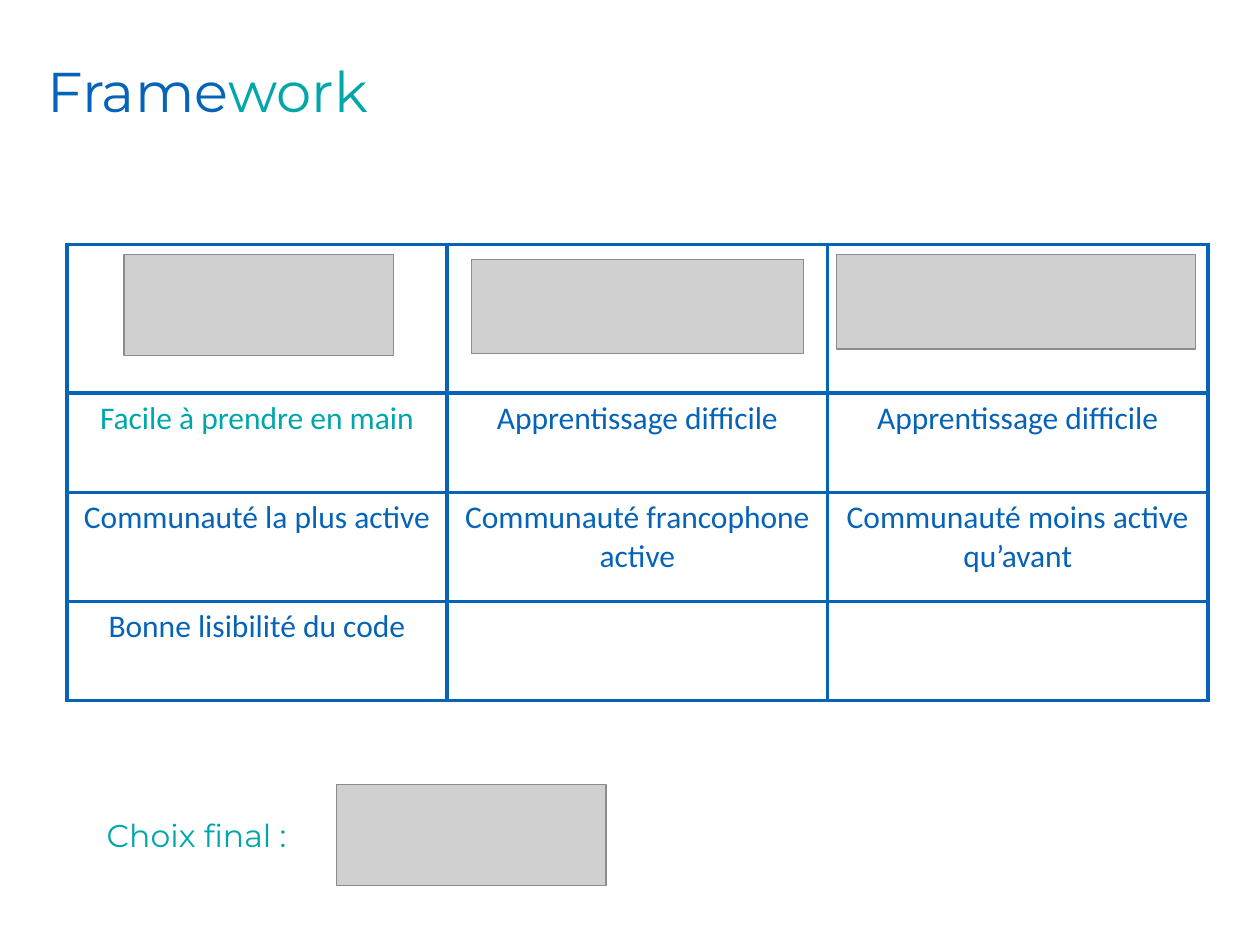
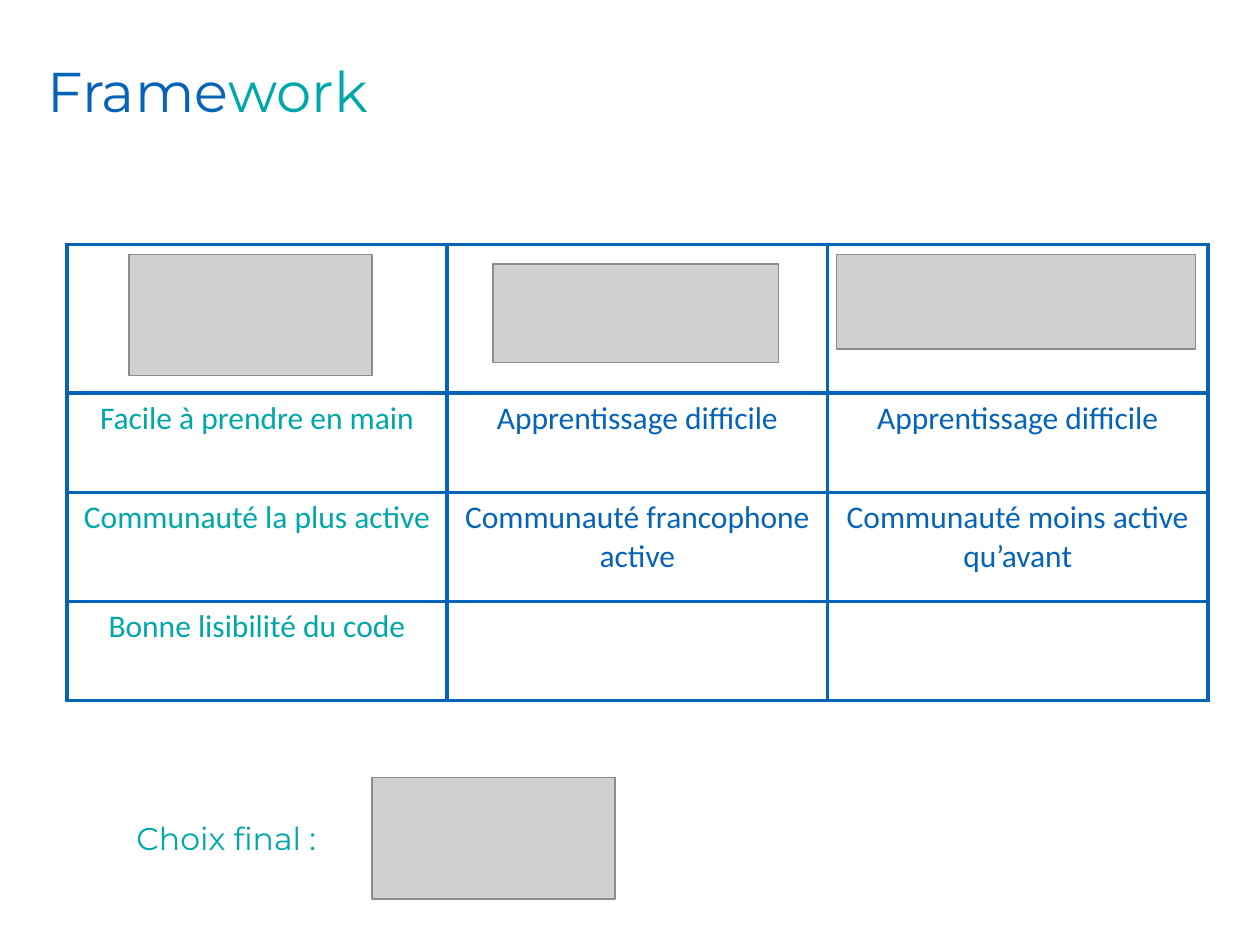
Before and after one commit to Romcol/Gutemberg-rapports, a slide deck: slide 17 of defense/1_project/powerpoint.pptx. Drawn at 1260x945 pixels with LibreOffice and Linux fonts; fonts in the diff are those of the drawing; grey boxes stand for pictures; background and template pictures are left out. Boxes give left, top, right and bottom in pixels: in the first picture for what was removed or moved away, otherwise in the second. Text is boxed around its words. In the diff, an @@ line names an element or a change of style, - is before the commit and + after.

```diff
--- a/defense/1_project/powerpoint.pptx
+++ b/defense/1_project/powerpoint.pptx
@@ table at box(67, 244, 1208, 701) @@
@@ text colour #0563B8 to #00A7AA in "Communauté la plus active", "Bonne lisibilité du code" @@
@@ picture: place and size @@
-picture at box(123, 255, 393, 355)
+picture at box(129, 255, 372, 375)
@@ picture: place and size @@
-picture at box(471, 260, 804, 353)
+picture at box(493, 265, 779, 363)
@@ picture: place and size @@
-picture at box(336, 785, 606, 886)
+picture at box(372, 777, 615, 898)
@@ text "Choix final :": place and size @@
-text "Choix final :" at box(107, 823, 272, 848)
+text "Choix final :" at box(136, 826, 302, 851)
```
Also in this commit, not shown: 7 other slides changed.
